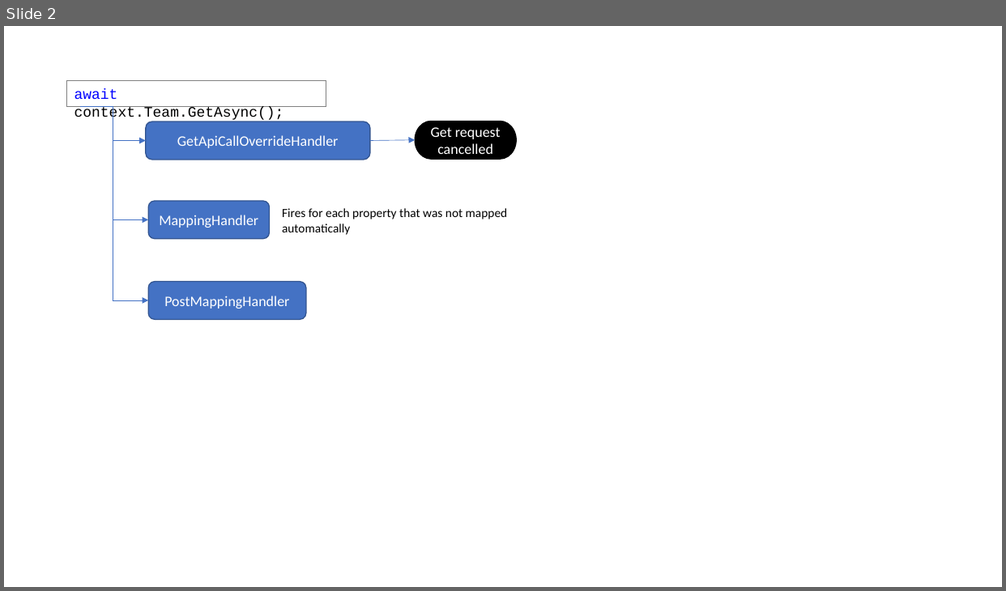
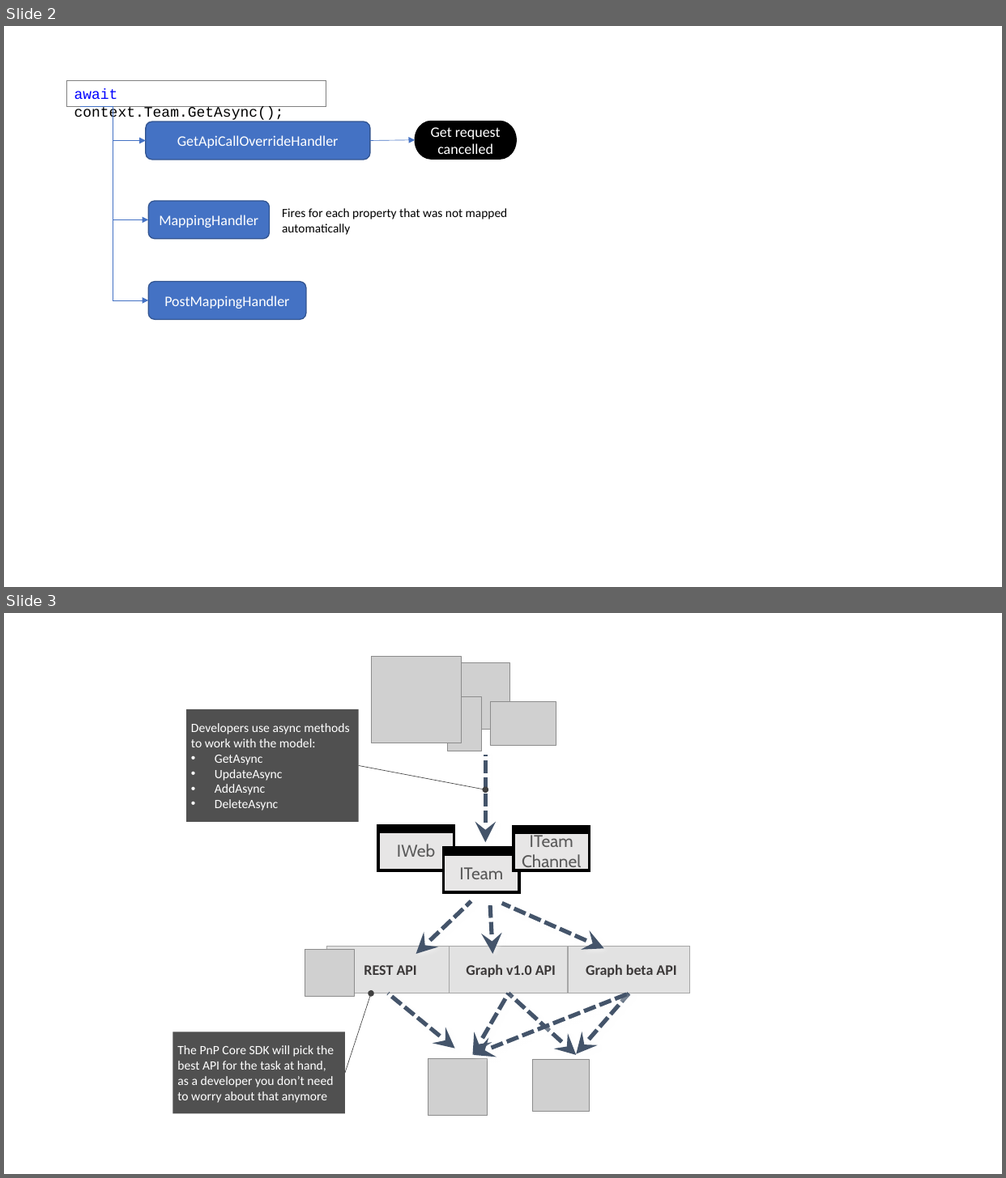
Before and after one commit to pnp/pnpcore, a slide deck: docs/Documentation drawings.pptx. Shown one above the other, each under a label of ours: slide 2 before the commit, slides 2 and 3 after it. The pictures are 1006x591 and 1006x1178 pixels, drawn with LibreOffice and Linux fonts; fonts in the diff are those of the drawing; grey boxes stand for pictures. Boxes give left, top, right and bottom in pixels: in the first picture for what was removed or moved away, otherwise in the second. Text is boxed around its words. In the diff, an @@ line names an element or a change of style, - is before the commit and + after.

```diff
--- a/docs/Documentation drawings.pptx
+++ b/docs/Documentation drawings.pptx
@@ slide 3 added at <box>4,613,1002,1174</box>, background #FFFFFF @@
@@ group added at <box>371,657,556,752</box>: 4 pictures @@
@@ rectangle added at <box>187,709,359,823</box>, fill #505050, 12.2 pt, text #FFFFFF @@
+  Developers use async methods to work with the model:
+  • GetAsync
+  • UpdateAsync
+  • AddAsync
+  • DeleteAsync
@@ arrow added from (485, 755) to (485, 843), #44546A 4 pt dashed @@
@@ arrow added from (359, 766) to (485, 790), #404040 0.5 pt @@
@@ rectangle added at <box>378,831,454,871</box>, fill #E7E6E6, outline #000000 3 pt, 16.3 pt, text #595959 @@
+IWeb
@@ rectangle added at <box>378,825,454,833</box>, fill #000000, outline #000000 3 pt @@
@@ rectangle added at <box>513,826,590,833</box>, fill #000000, outline #000000 3 pt @@
@@ rectangle added at <box>444,854,519,893</box>, fill #E7E6E6, outline #000000 3 pt, 16.3 pt, text #595959 @@
+ITeam
@@ rectangle added at <box>444,848,519,855</box>, fill #000000, outline #000000 3 pt @@
@@ rectangle added at <box>513,832,590,871</box>, fill #E7E6E6, outline #000000 3 pt, 16.3 pt, text #595959 @@
+ITeam Channel
@@ arrow added from (471, 901) to (415, 954), #44546A 4 pt dashed @@
@@ arrow added from (502, 904) to (604, 948), #44546A 4 pt dashed @@
@@ arrow added from (490, 905) to (493, 954), #44546A 4 pt dashed @@
@@ group added at <box>305,947,690,996</box>: 3 rectangles, 1 picture @@
+Graph v1.0 API
+REST API
+Graph beta API
@@ arrow added from (345, 1073) to (371, 994), #404040 0.5 pt @@
@@ arrow added from (388, 994) to (454, 1049), #44546A 4 pt dashed @@
@@ arrow added from (509, 994) to (473, 1055), #44546A 4 pt dashed @@
@@ arrow added from (629, 994) to (473, 1055), #44546A 4 pt dashed @@
@@ arrow added from (509, 994) to (576, 1055), #44546A 4 pt dashed @@
@@ arrow added from (629, 994) to (576, 1054), #44546A 4 pt dashed @@
@@ rectangle added at <box>173,1033,345,1114</box>, fill #505050, 12.2 pt, text #FFFFFF @@
+  The PnP Core SDK will pick the best API for the task at hand, as a developer you don’t need to worry about that anymore
@@ picture added at <box>428,1059,487,1116</box> @@
@@ picture added at <box>533,1059,590,1112</box> @@
```
Also in this commit, not shown: 11 other files.
